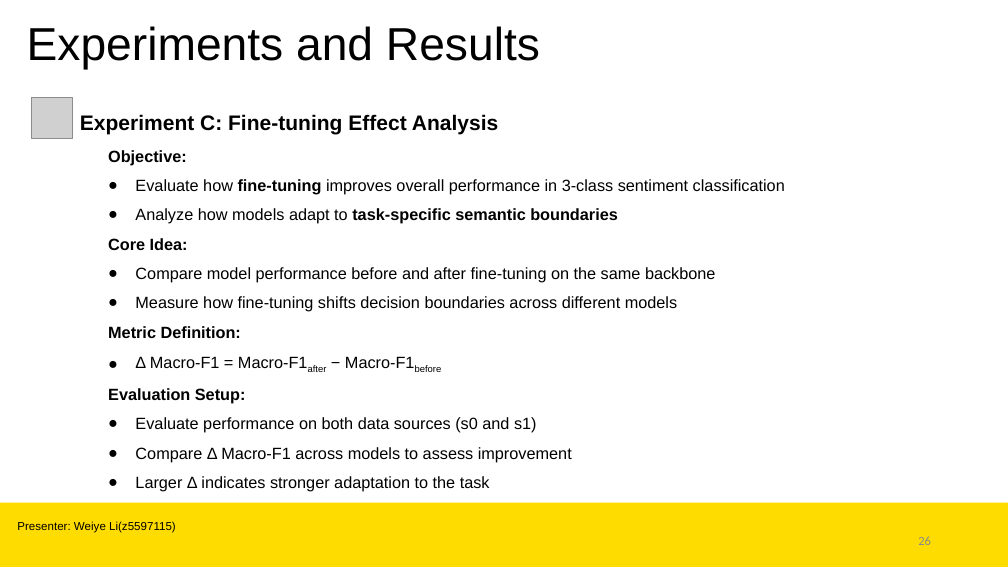
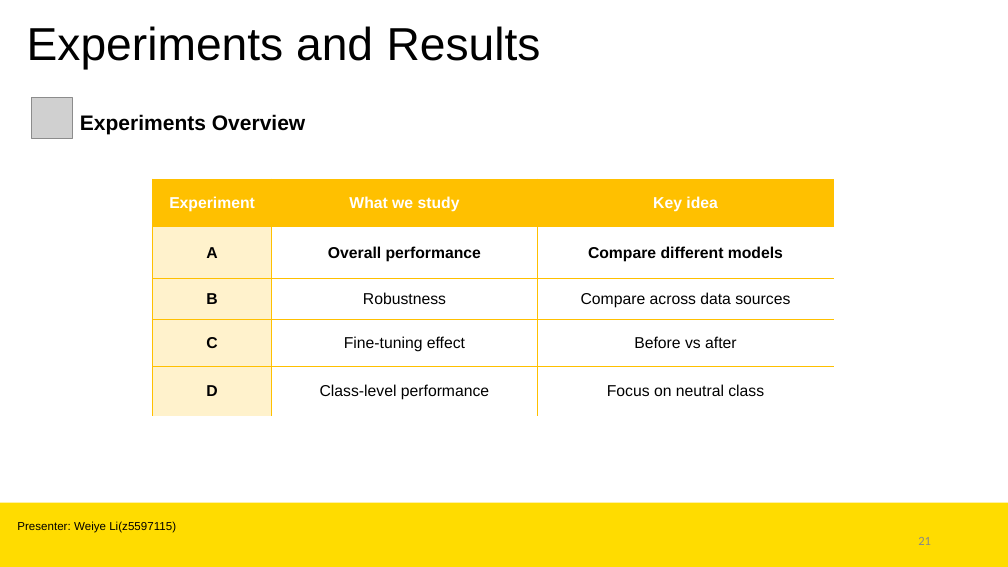
Before and after one commit to SenRanja/CloseClaw, a slide deck: slide 21 of presentation/CloseClowPresentation.pptx (slide 26 before the commit). Drawn at 1008x567 pixels with LibreOffice and Linux fonts; fonts in the diff are those of the drawing; grey boxes stand for pictures; background and template pictures are left out. Boxes give left, top, right and bottom in pixels: in the first picture for what was removed or moved away, otherwise in the second. Text is boxed around its words. In the diff, an @@ line names an element or a change of style, - is before the commit and + after.

```diff
--- a/presentation/CloseClowPresentation.pptx
+++ b/presentation/CloseClowPresentation.pptx
@@ text at <box>80,114,305,134</box>: text changed @@
-Experiment C: Fine-tuning Effect Analysis
+Experiments Overview
@@ text removed at <box>108,150,785,492</box> @@
-Objective:
-● Evaluate how fine-tuning improves overall performance in 3-class sentiment classification
-● Analyze how models adapt to task-specific semantic boundaries
-Core Idea:
-● Compare model performance before and after fine-tuning on the same backbone
-● Measure how fine-tuning shifts decision boundaries across different models
-Metric Definition:
-● Δ Macro-F1 = Macro-F1after − Macro-F1before
-Evaluation Setup:
-● Evaluate performance on both data sources (s0 and s1)
-● Compare Δ Macro-F1 across models to assess improvement
-● Larger Δ indicates stronger adaptation to the task
@@ table added at <box>153,179,834,417</box>, 5 rows, 3 columns @@
+Experiment | What we study | Key idea
+A | Overall performance | Compare different models
+B | Robustness | Compare across data sources
+C | Fine-tuning effect | Before vs after
+D | Class-level performance | Focus on neutral class
@@ page number at <box>918,537,931,545</box>: text changed @@
-26
+21
```
Also in this commit, not shown: 4 other slides changed, 1 slide added, 6 slides removed, 2 other files.
